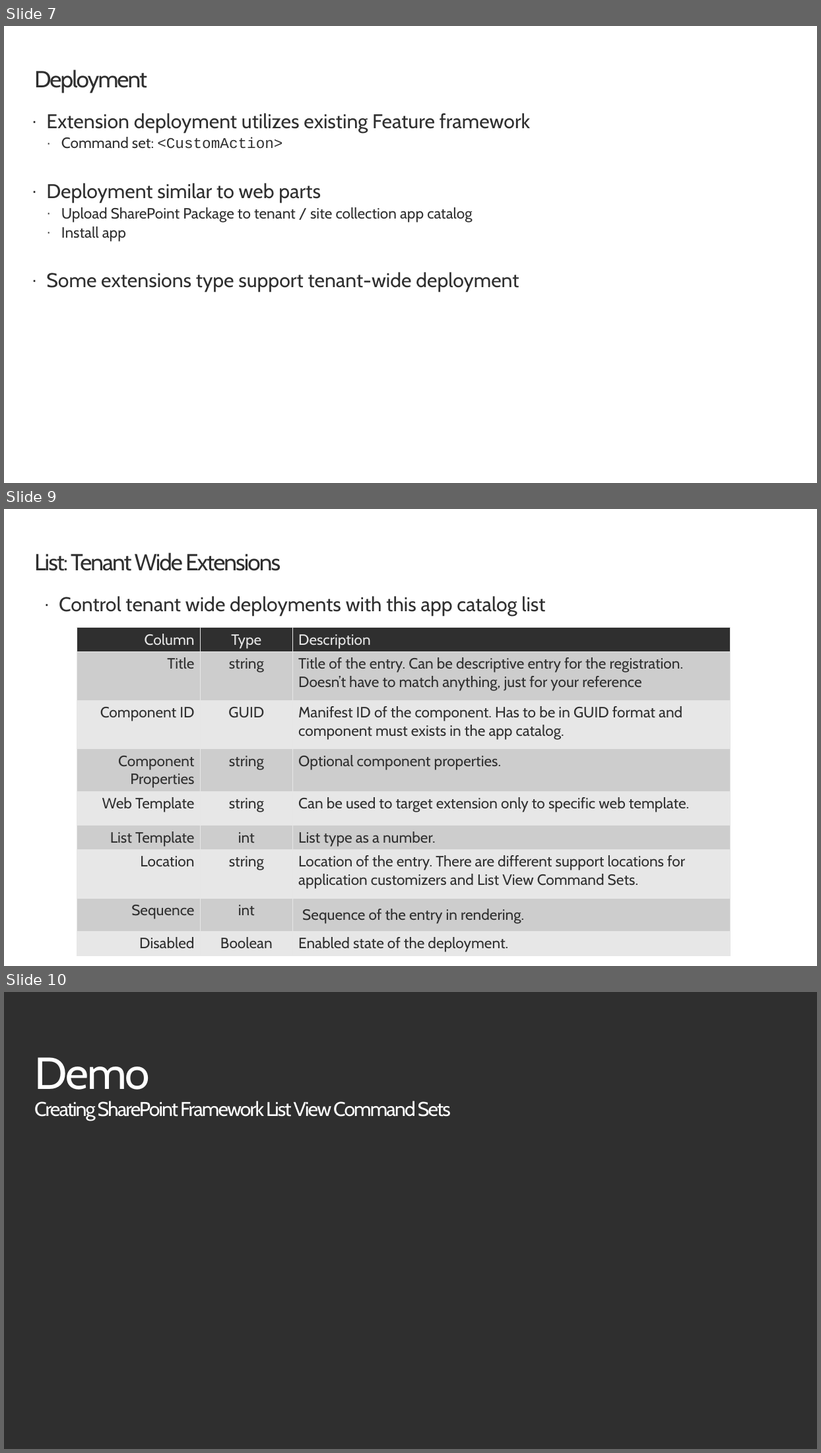
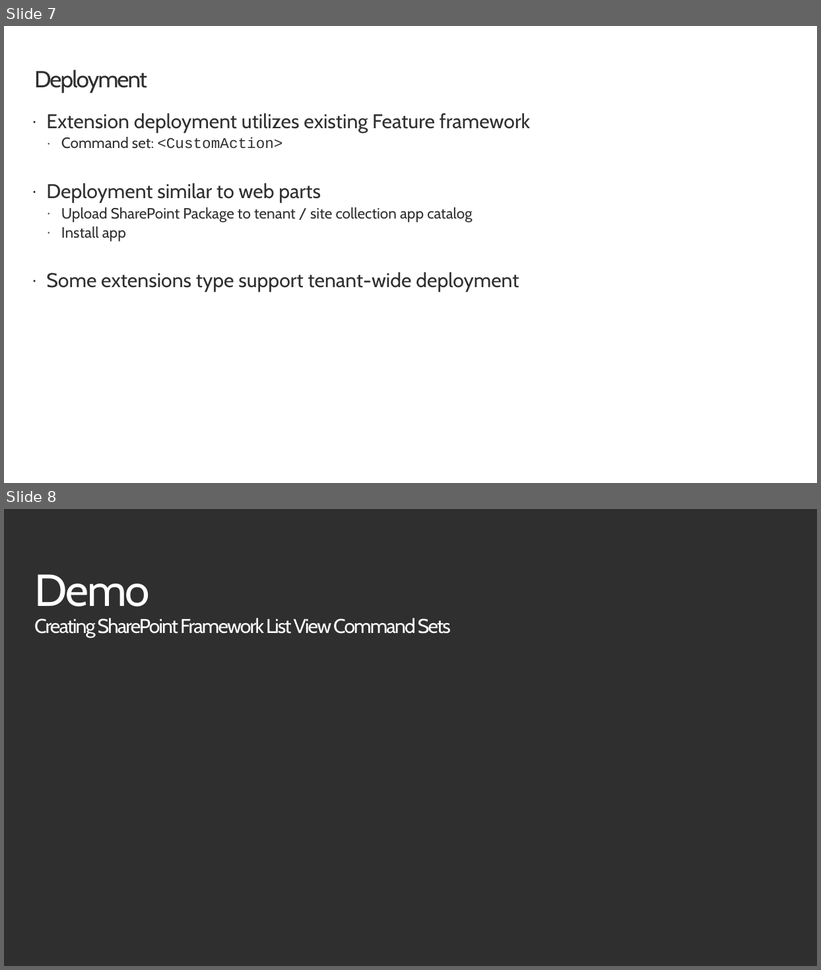
Before and after one commit to SharePoint/sp-dev-training-spfx-extensions, a slide deck: 03 commandset.pptx. Shown one above the other, each under a label of ours: slides 7, 9 and 10 before the commit, slides 7 and 8 after it; the slides between them are not shown. The pictures are 821x1453 and 821x970 pixels, drawn with LibreOffice and Linux fonts; fonts in the diff are those of the drawing; background and template pictures are left out. Boxes give left, top, right and bottom in pixels: in the first picture for what was removed or moved away, otherwise in the second. Text is boxed around its words. In the diff, an @@ line names an element or a change of style, - is before the commit and + after.

```diff
--- a/03 commandset.pptx
+++ b/03 commandset.pptx
@@ slide 9 removed at bbox=[4, 509, 817, 966], background #FFFFFF @@
@@ title removed at bbox=[34, 553, 281, 571] @@
-List: Tenant Wide Extensions
@@ text removed at bbox=[59, 596, 545, 616] @@
-· Control tenant wide deployments with this app catalog list
@@ table removed at bbox=[77, 627, 731, 955], 9 rows, 3 columns @@
-Column | Type | Description
-Title | string | Title of the entry. Can be descriptive entry for the registration. Doesn’t have to match anything, just for your reference
-Component ID | GUID | Manifest ID of the component. Has to be in GUID format and component must exists in the app catalog.
-Component Properties | string | Optional component properties.
-Web Template | string | Can be used to target extension only to specific web template.
-List Template | int | List type as a number.
-Location | string | Location of the entry. There are different support locations for application customizers and List View Command Sets.
-Sequence | int | Sequence of the entry in rendering.
-Disabled | Boolean | Enabled state of the deployment.
@@ what was slide 10 is now slide 8 @@
```
Also in this commit, not shown: 1 other slide removed, 54 other files.
